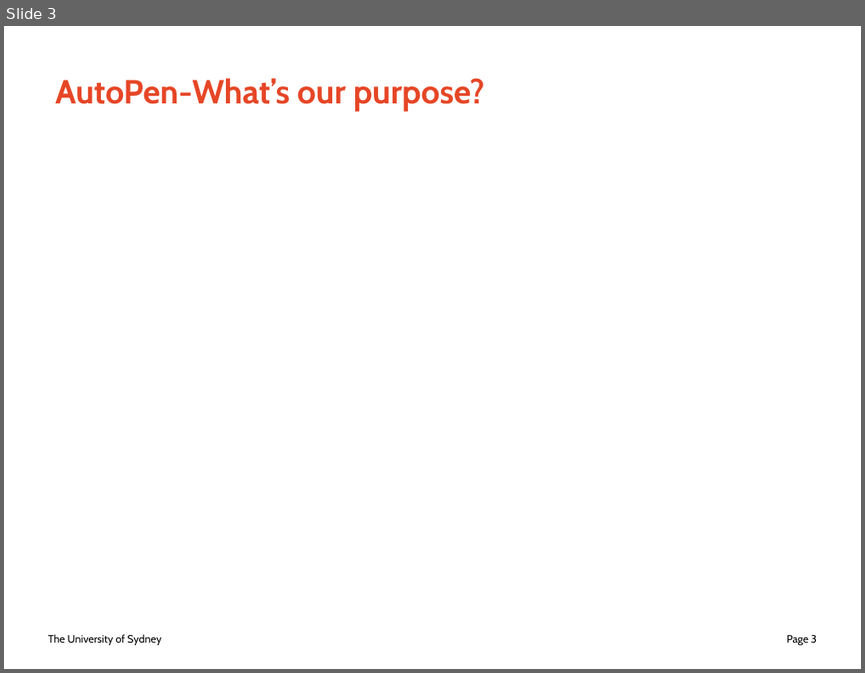
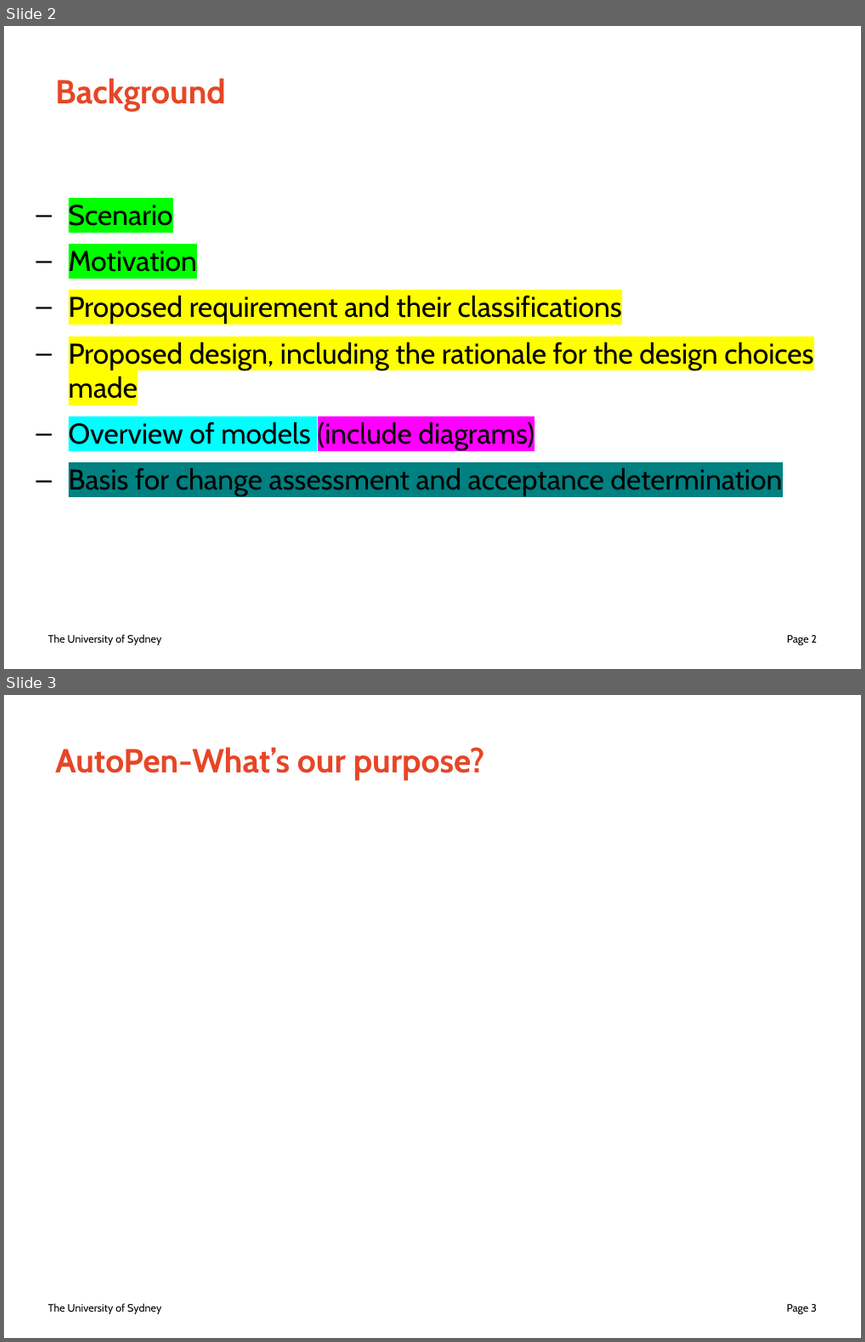
Before and after one commit to Darrenchenn/Model-based-software-design, a slide deck: Documentation/Presentation/ELEC5620-GROUP 56.pptx. Shown one above the other, each under a label of ours: slide 3 before the commit, slides 2 and 3 after it. The pictures are 865x673 and 865x1342 pixels, drawn with LibreOffice and Linux fonts; fonts in the diff are those of the drawing. Boxes give left, top, right and bottom in pixels: in the first picture for what was removed or moved away, otherwise in the second. Text is boxed around its words. In the diff, an @@ line names an element or a change of style, - is before the commit and + after.

```diff
--- a/Documentation/Presentation/ELEC5620-GROUP 56.pptx
+++ b/Documentation/Presentation/ELEC5620-GROUP 56.pptx
@@ slide 2 added at (x1=4, y1=26, x2=861, y2=669), background #FFFFFF; not listed: 2 template elements that a slide beside it also shows @@
@@ title added at (x1=55, y1=78, x2=225, y2=112), 28 pt, text #E64626, bold @@
+Background
@@ text added at (x1=69, y1=204, x2=813, y2=496), 24 pt, text #000000 @@
+– Scenario
+– Motivation
+– Proposed requirement and their classifications
+– Proposed design, including the rationale for the design choices made
+– Overview of models (include diagrams)
+– Basis for change assessment and acceptance determination
```
Also in this commit, not shown: 1 slide changed, 1 slide removed, 14 other files.
